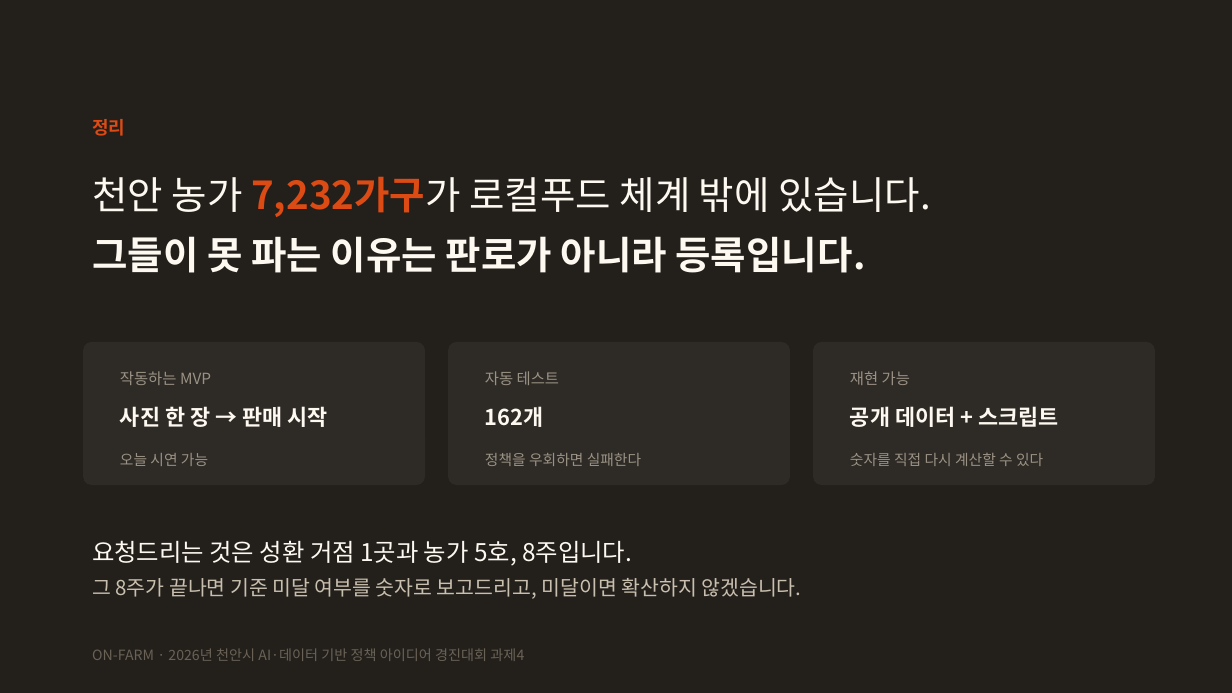
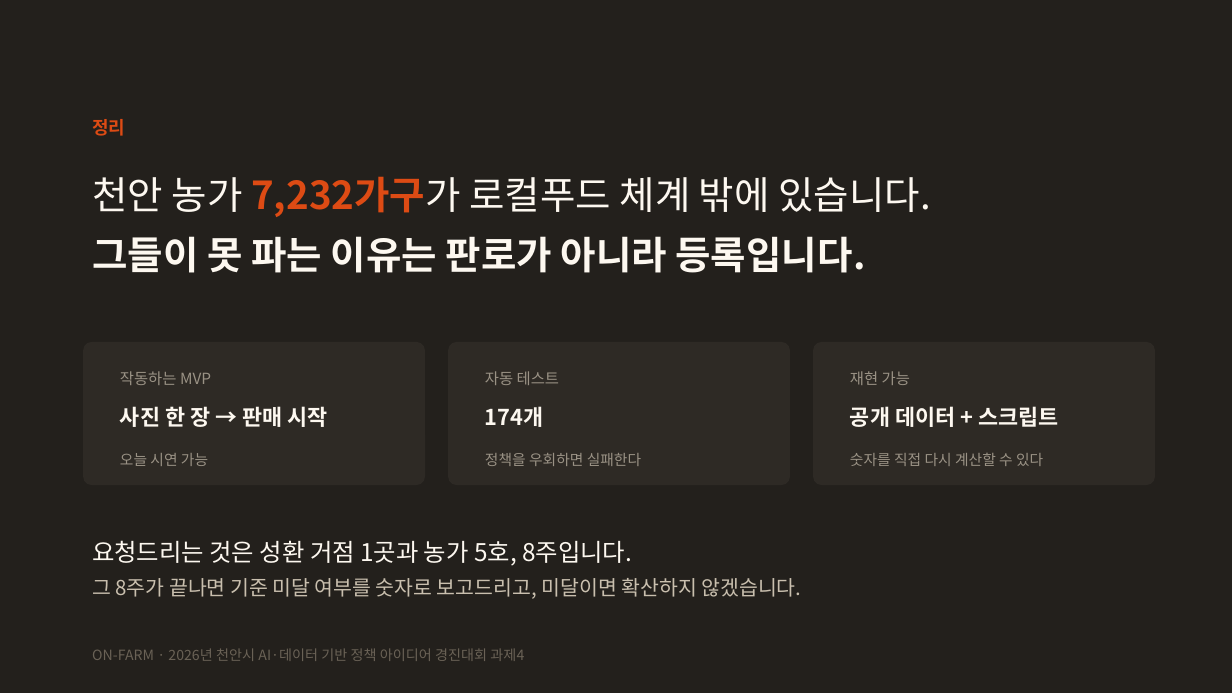
Before and after one commit to nenae16-creator/onfarm, a slide deck: slide 15 of outputs/ON-FARM_천안_기획서.pptx. Drawn at 1232x693 pixels with LibreOffice and Linux fonts; fonts in the diff are those of the drawing. Boxes give left, top, right and bottom in pixels: in the first picture for what was removed or moved away, otherwise in the second. Text is boxed around its words. In the diff, an @@ line names an element or a change of style, - is before the commit and + after.

```diff
--- a/outputs/ON-FARM_천안_기획서.pptx
+++ b/outputs/ON-FARM_천안_기획서.pptx
@@ text at bbox=[485, 406, 544, 427]: text changed @@
-162개
+174개
```
Also in this commit, not shown: 1 other slide changed, 16 other files.
